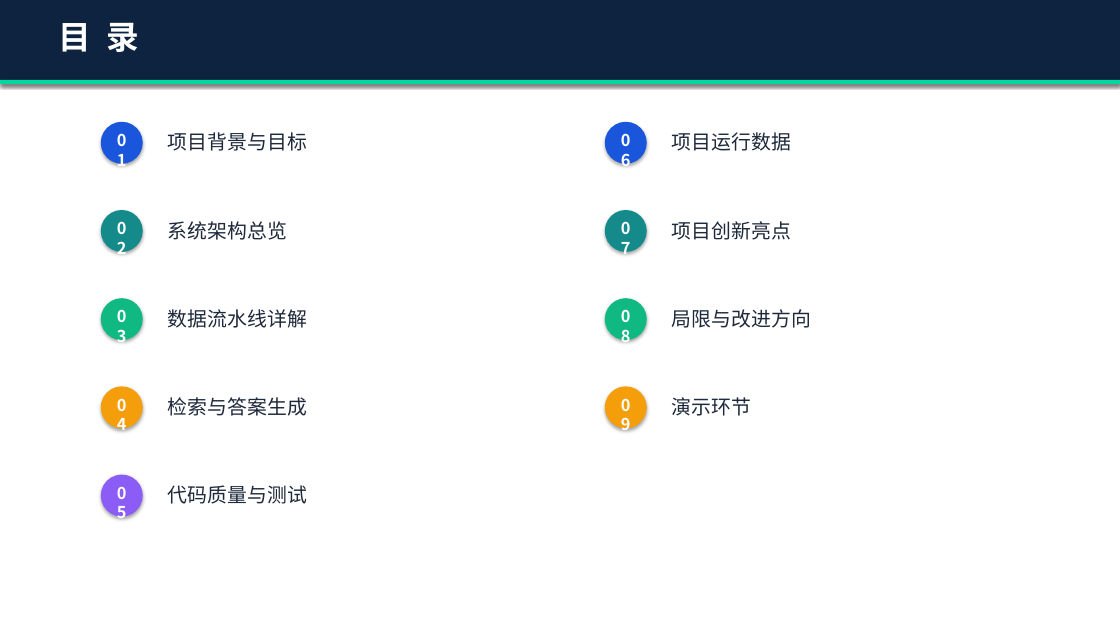
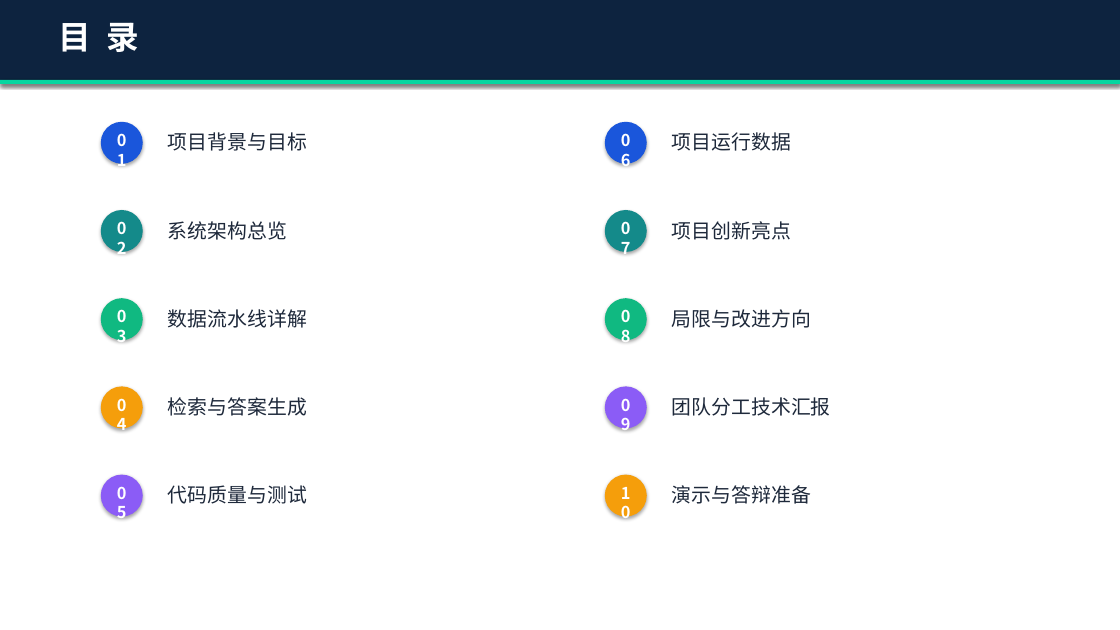
Before and after one commit to liwe123/Date-Analysis-Fanal-Exem, a slide deck: slide 2 of final exam2/BigData_RAG_答辩演示.pptx. Drawn at 1120x630 pixels with LibreOffice and Linux fonts; fonts in the diff are those of the drawing. Boxes give left, top, right and bottom in pixels: in the first picture for what was removed or moved away, otherwise in the second. Text is boxed around its words. In the diff, an @@ line names an element or a change of style, - is before the commit and + after.

Commit message:
docs: 更新答辩演示 PPT 并加入全新团队分工汇报页
1. create_pptx.py: 全面校正 RAG 项目运行数据（176 篇文档、~450+ 分块、68 个单测），新增全新的第九张幻灯片'团队分工与板块技术汇报'，并扩容目录页。
2. BigData_RAG_答辩演示.pptx: 基于更新后的 python 脚本重新渲染生成。
3. requirements.txt: 追加 python-pptx>=0.6.21 依赖以确保依赖链完整健壮。

```diff
--- a/final exam2/BigData_RAG_答辩演示.pptx
+++ b/final exam2/BigData_RAG_答辩演示.pptx
@@ ellipse at bbox=[605, 386, 647, 429]: fill #F59E0B to #8B5CF6 @@
@@ text at bbox=[672, 397, 831, 416]: text changed @@
-演示环节
+团队分工技术汇报
@@ ellipse added at bbox=[605, 475, 647, 517], fill #F59E0B @@
@@ text added at bbox=[609, 479, 643, 513], 14 pt, text #FFFFFF, bold @@
+10
@@ text added at bbox=[672, 485, 811, 504], 17 pt, text #1E293B @@
+演示与答辩准备
```
Also in this commit, not shown: 8 other slides changed, 1 slide added, 2 other files.
